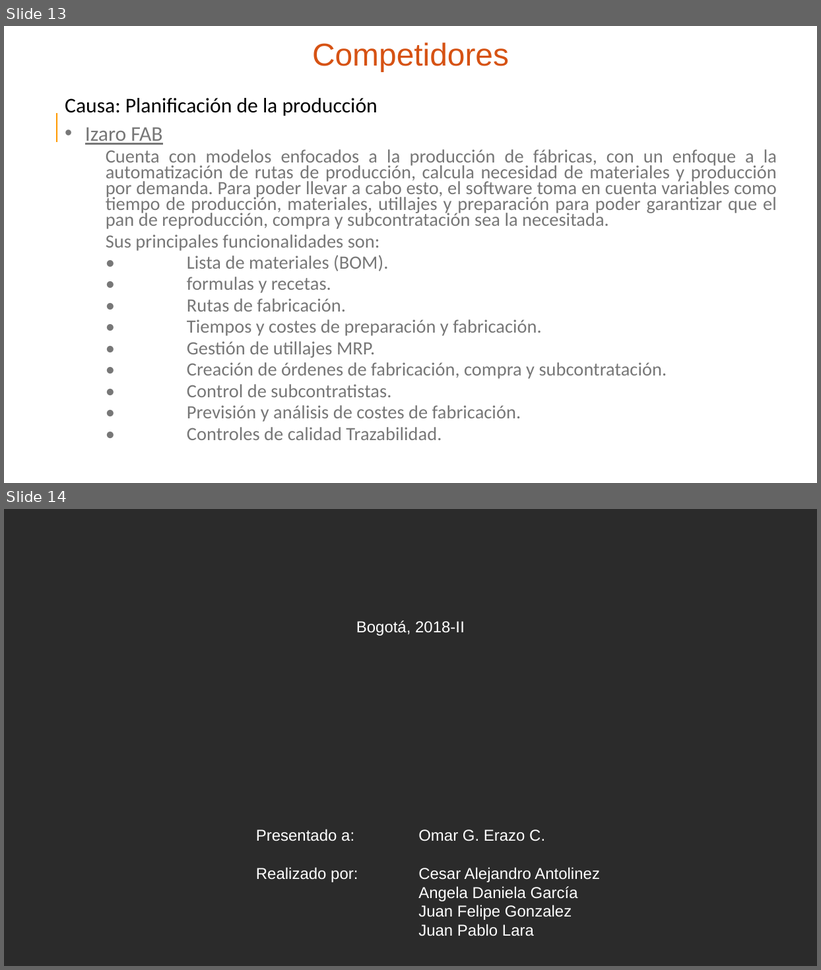
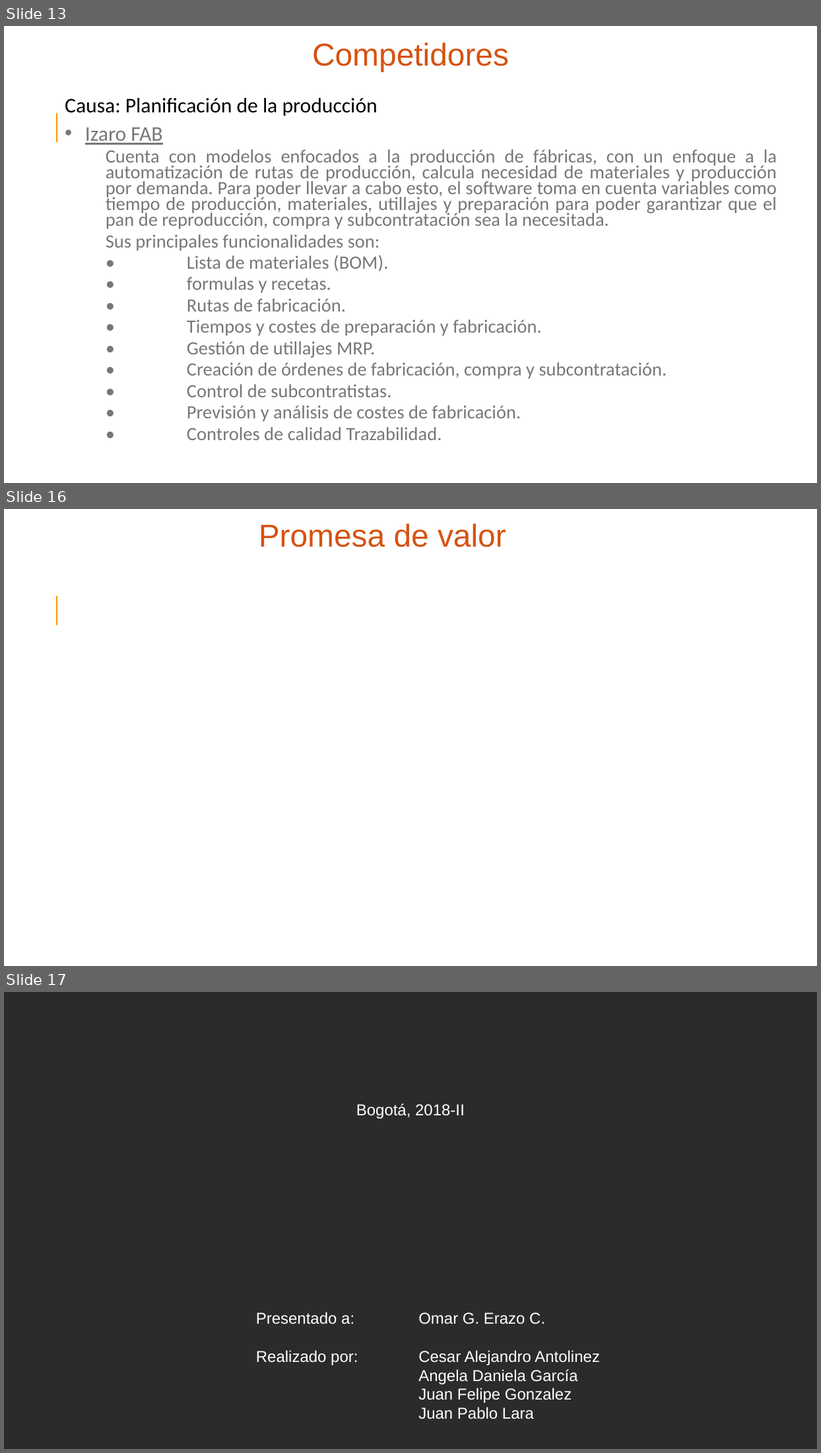
Before and after one commit to FelipeG23/Diseno_de_Procesos, a slide deck: Documentos/ActividadesEnClase/ComplementoPrimeraActividad/ComplementoActividadClase.pptx. Shown one above the other, each under a label of ours: slides 13 and 14 before the commit, slides 13, 16 and 17 after it; the slides between them are not shown. The pictures are 821x970 and 821x1453 pixels, drawn with LibreOffice and Linux fonts; fonts in the diff are those of the drawing; background and template pictures are left out; a plain dark background stands for a picture behind light text. Boxes give left, top, right and bottom in pixels: in the first picture for what was removed or moved away, otherwise in the second. Text is boxed around its words. In the diff, an @@ line names an element or a change of style, - is before the commit and + after.

Commit message:
Cambios en clase
*Propuesta de valor
*Ventajas Competitivas
*Promesas de valor
*Mapa

```diff
--- a/Documentos/ActividadesEnClase/ComplementoPrimeraActividad/ComplementoActividadClase.pptx
+++ b/Documentos/ActividadesEnClase/ComplementoPrimeraActividad/ComplementoActividadClase.pptx
@@ slide 16 added at bbox=[4, 509, 817, 966], background picture (left out) @@
@@ title added at bbox=[259, 524, 506, 547], 28 pt, text #D65213 @@
+Promesa de valor
@@ line added from (57, 596) to (57, 625), #FF9900 1.5 pt @@
@@ what was slide 14 is now slide 17 @@
```
Also in this commit, not shown: 2 other slides added.
